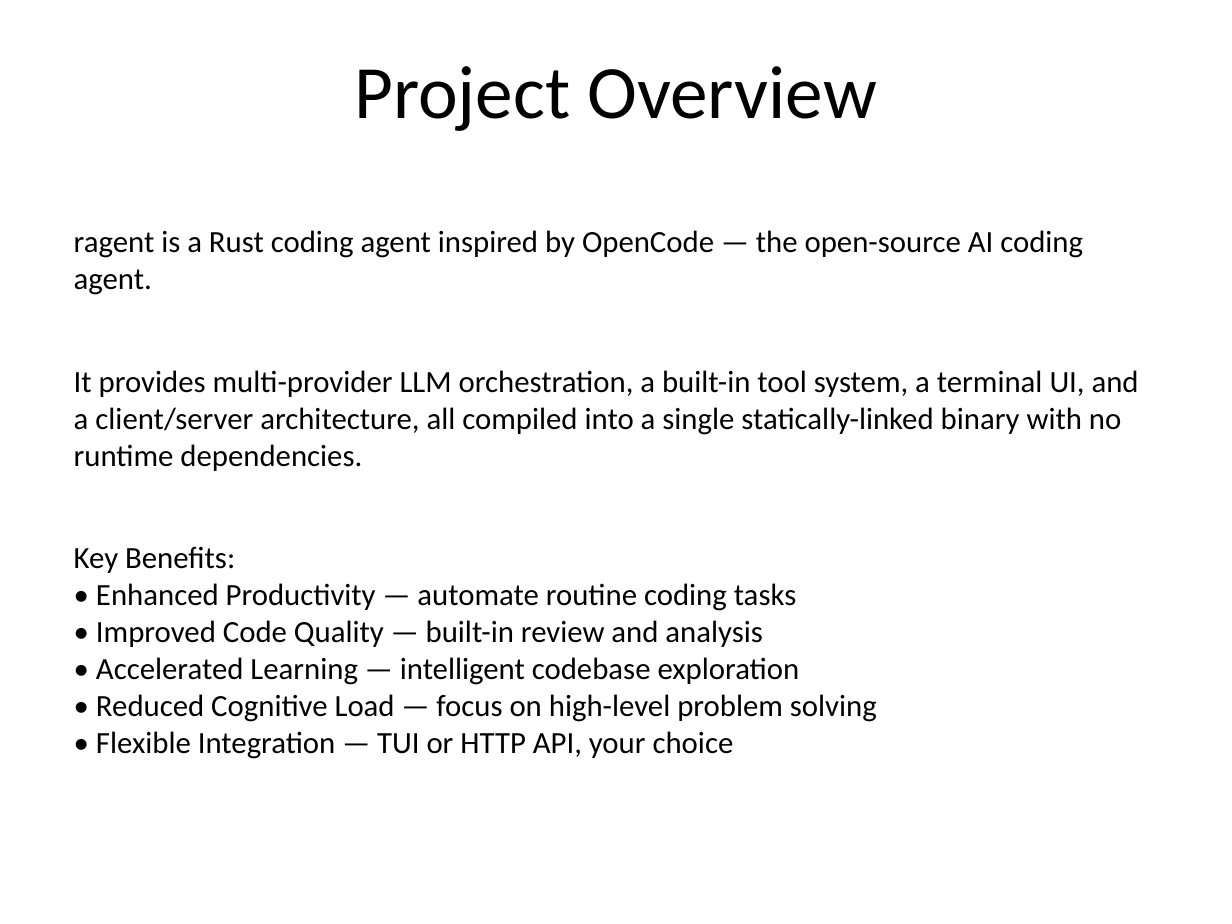
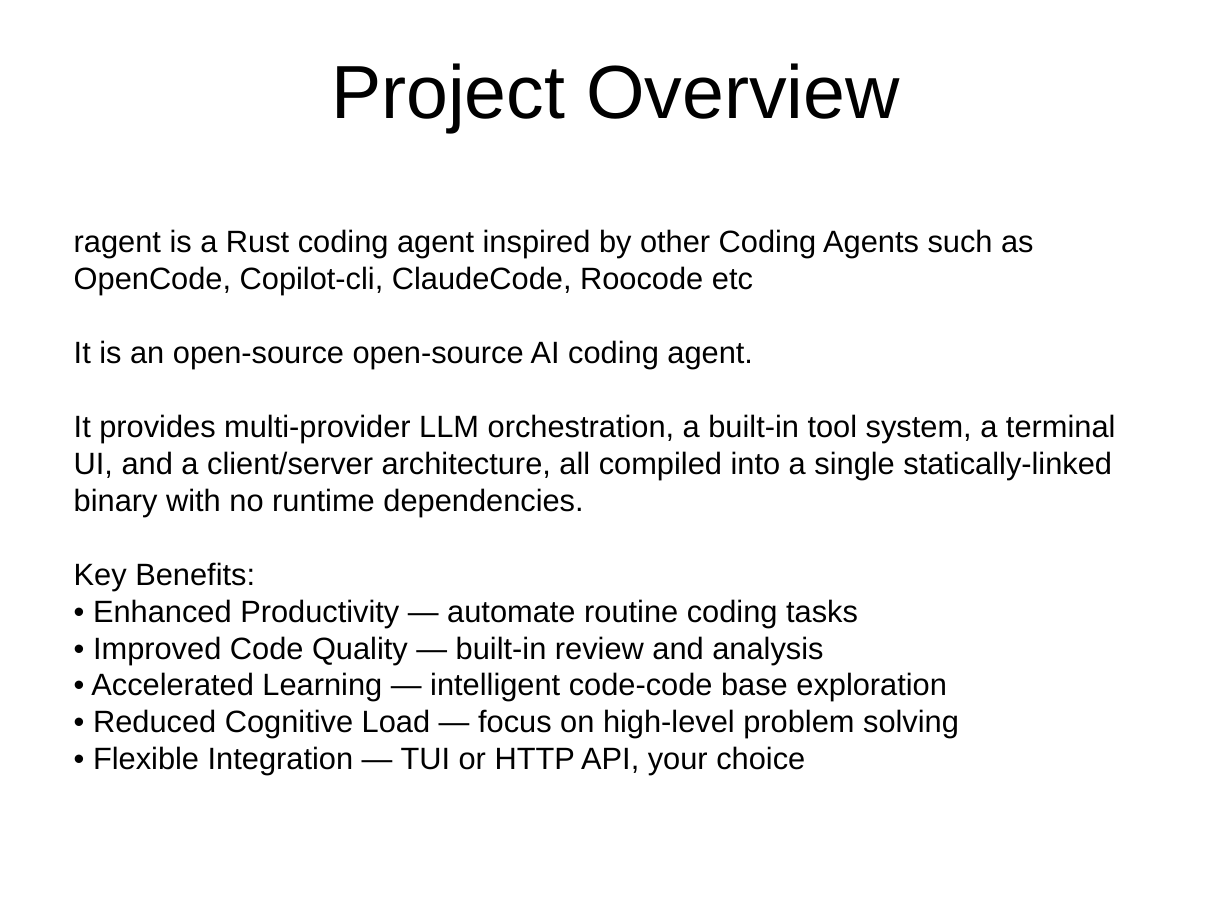
Before and after one commit to thawkins/ragent, a slide deck: slide 2 of RAGENTPRES.pptx. Drawn at 1232x924 pixels with LibreOffice and Linux fonts; fonts in the diff are those of the drawing. Boxes give left, top, right and bottom in pixels: in the first picture for what was removed or moved away, otherwise in the second. Text is boxed around its words. In the diff, an @@ line names an element or a change of style, - is before the commit and + after.

```diff
--- a/RAGENTPRES.pptx
+++ b/RAGENTPRES.pptx
@@ title "Project Overview" at (331, 63, 900, 132): font Calibri to Arial @@
@@ text at (74, 229, 1034, 368): text changed; font Calibri to Arial @@
-ragent is a Rust coding agent inspired by OpenCode — the open-source AI coding agent.
+ragent is a Rust coding agent inspired by other Coding Agents such as OpenCode, Copilot-cli, ClaudeCode, Roocode etc
+It is an open-source open-source AI coding agent.
@@ text at (74, 414, 1115, 775): font Calibri to Arial in "It provides multi-provider LLM orchestration, a built-in ...", "Key Benefits:", "• Enhanced Productivity — automate routine coding ...", "• Improved Code Quality — built-in review ..." and 2 more places @@
@@ text at (91, 672, 947, 701): text changed; font Calibri to Arial @@
-• Accelerated Learning — intelligent codebase exploration
+• Accelerated Learning — intelligent code-code base exploration
```
Also in this commit, not shown: 38 other slides changed, 12 other files.
